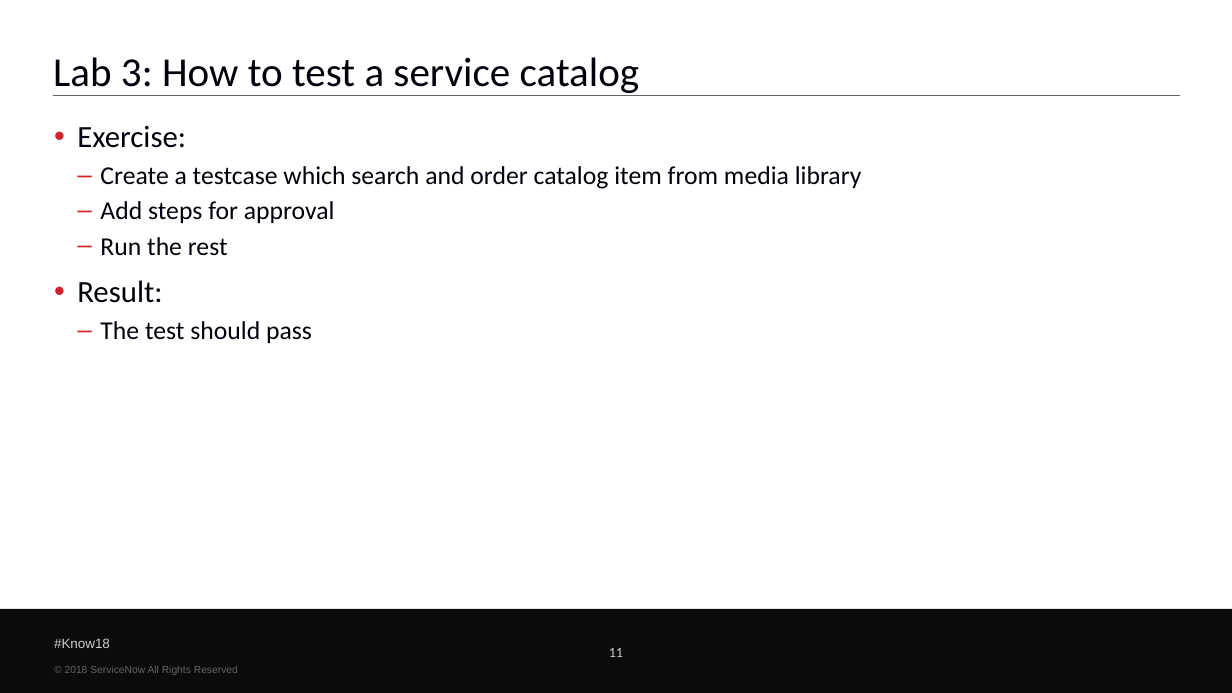
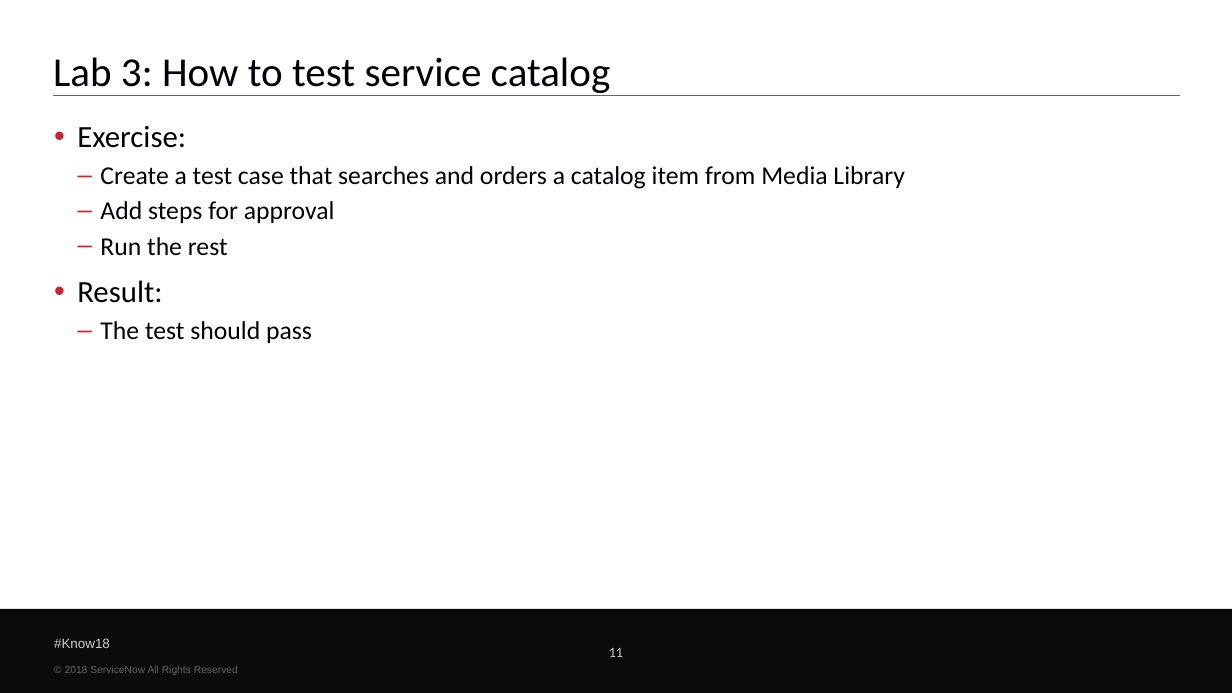
Before and after one commit to bsweets/CustomRobots, a slide deck: slide 11 of CC18 ATF.pptx. Drawn at 1232x693 pixels with LibreOffice and Linux fonts; fonts in the diff are those of the drawing; background and template pictures are left out. Boxes give left, top, right and bottom in pixels: in the first picture for what was removed or moved away, otherwise in the second. Text is boxed around its words. In the diff, an @@ line names an element or a change of style, - is before the commit and + after.

```diff
--- a/CC18 ATF.pptx
+++ b/CC18 ATF.pptx
@@ title at (x1=53, y1=57, x2=611, y2=96): text changed @@
-Lab 3: How to test a service catalog
+Lab 3: How to test service catalog
@@ text at (x1=100, y1=166, x2=905, y2=189): text changed @@
-  – Create a testcase which search and order catalog item from media library
+  – Create a test case that searches and orders a catalog item from Media Library
```
Also in this commit, not shown: 6 other slides changed, 2 other files.
